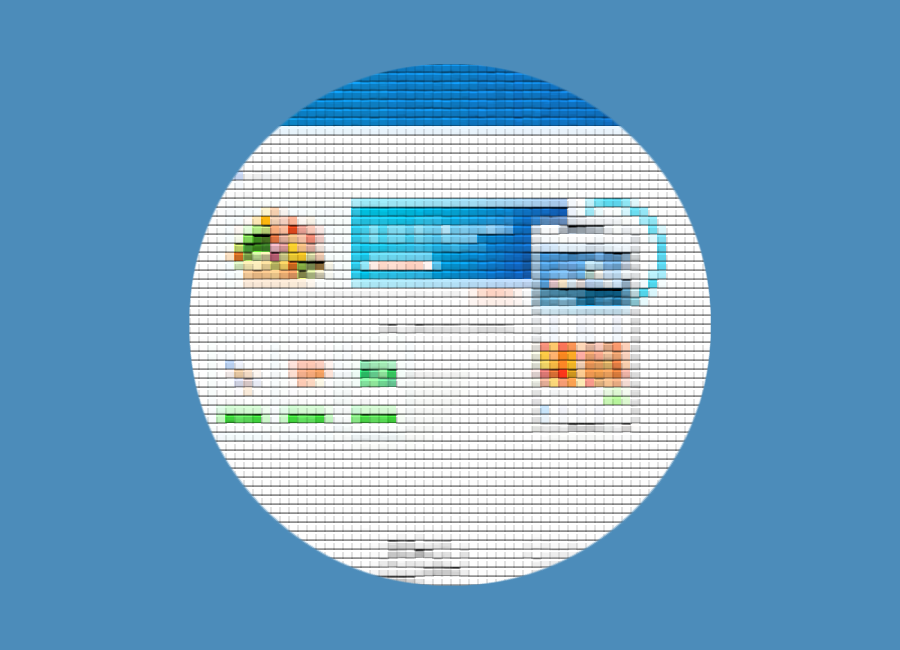
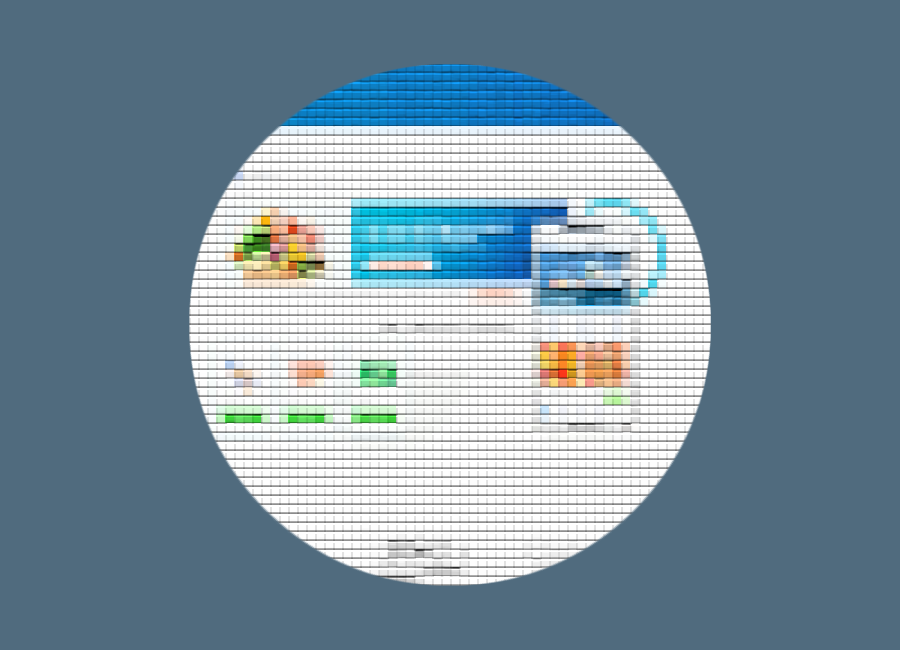
Comparing the layer stacks of the two 900px x 650px images. Changes:
painted on "Layer 0" over [0, 0, 900, 650]
